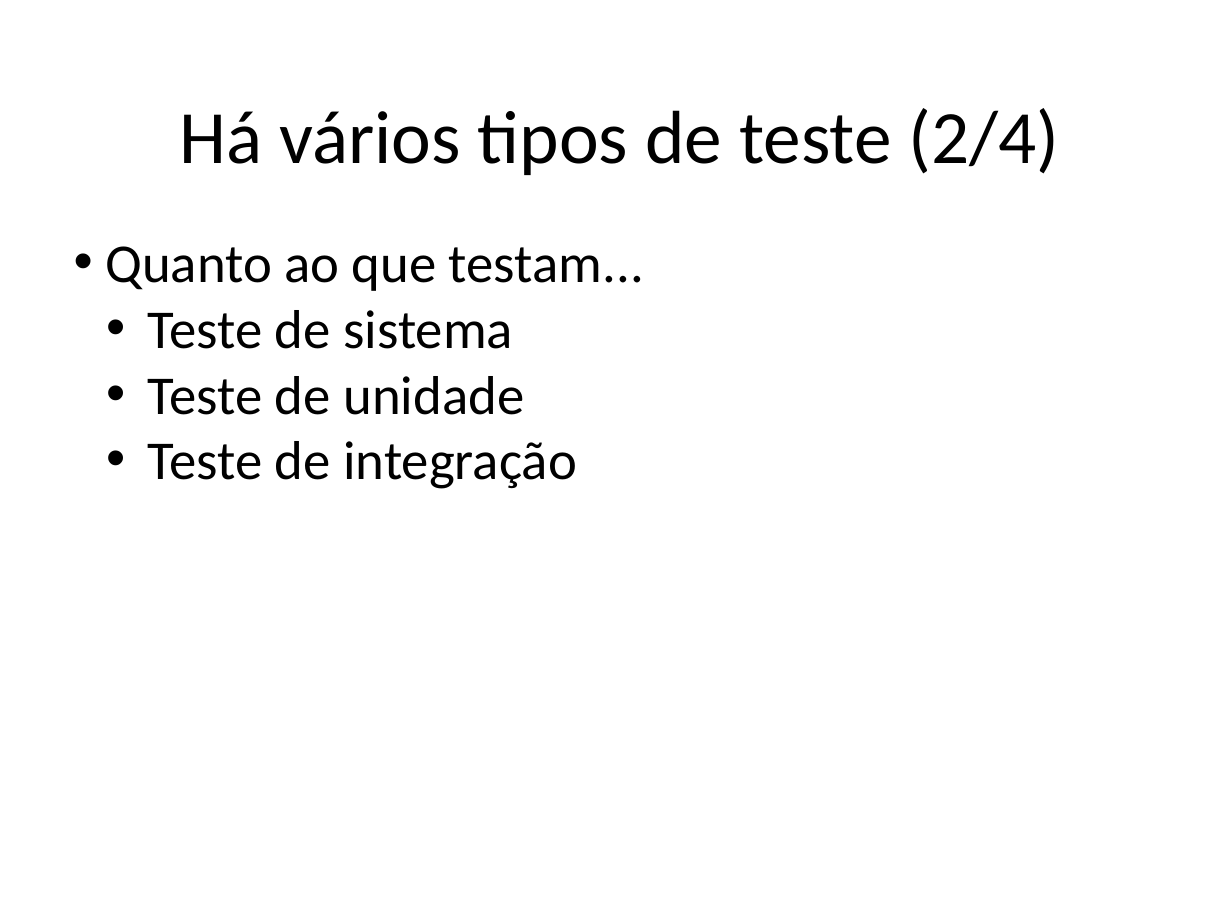
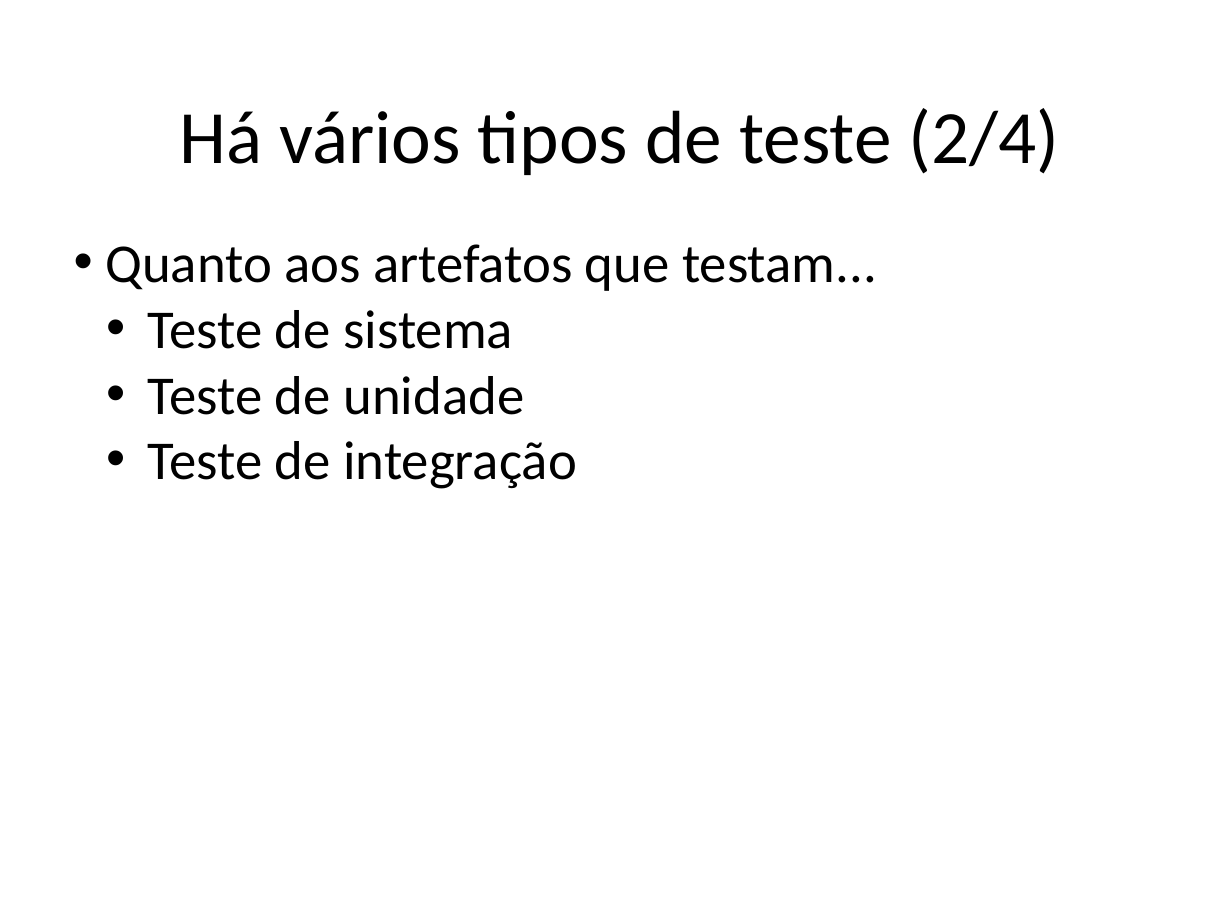
Before and after one commit to STAR-RG/testing-cin, a slide deck: slide 8 of slides.pptx. Drawn at 1232x924 pixels with LibreOffice and Linux fonts; fonts in the diff are those of the drawing. Boxes give left, top, right and bottom in pixels: in the first picture for what was removed or moved away, otherwise in the second. Text is boxed around its words. In the diff, an @@ line names an element or a change of style, - is before the commit and + after.

```diff
--- a/slides.pptx
+++ b/slides.pptx
@@ text at [105, 244, 877, 291]: text changed @@
-• Quanto ao que testam...
+• Quanto aos artefatos que testam...
```
Also in this commit, not shown: 14 other slides changed, 5 slides added, 2 slides removed.
